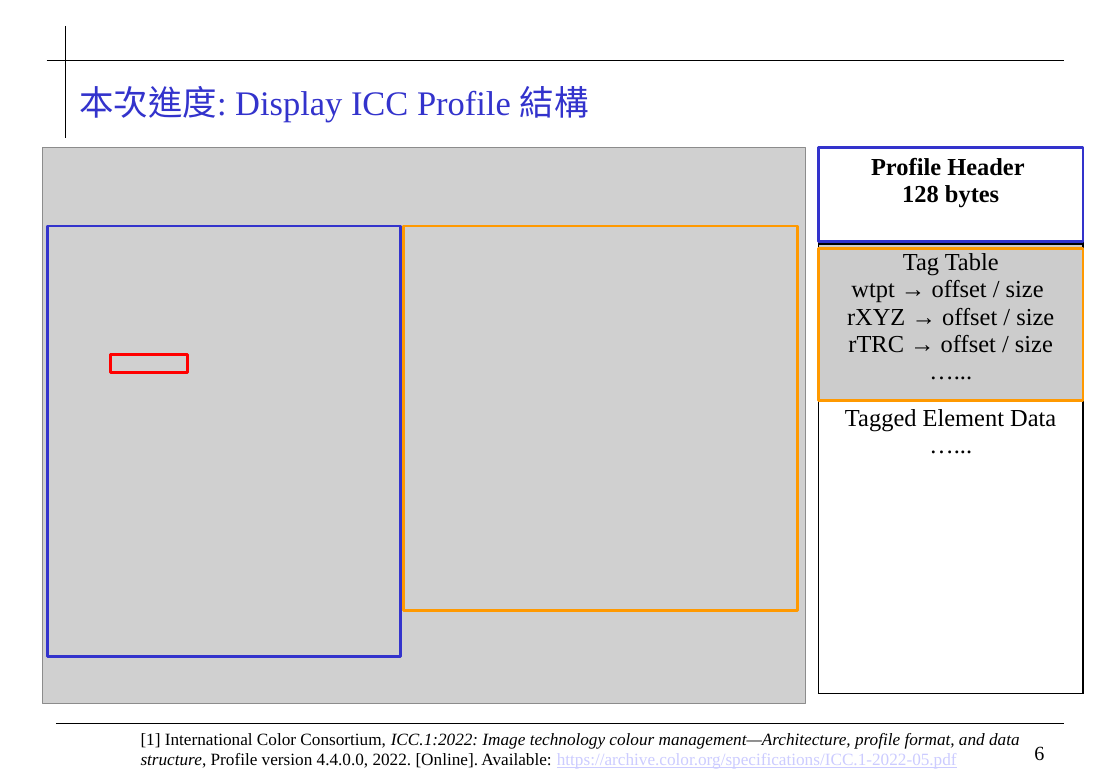
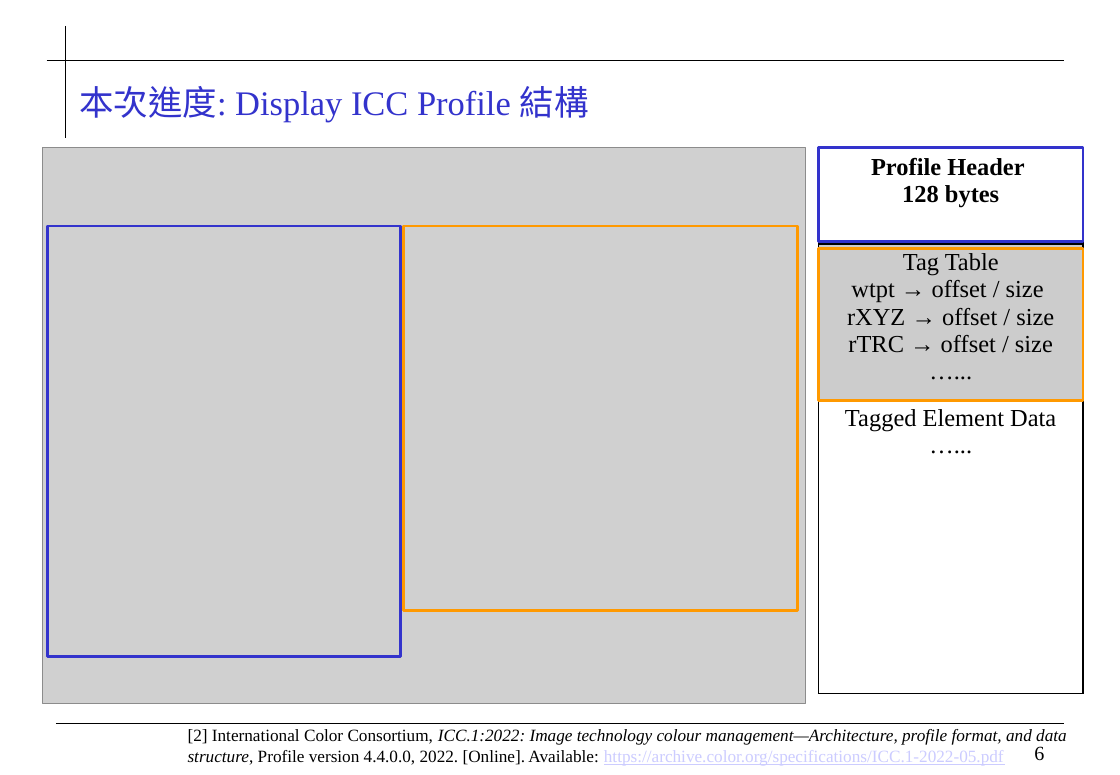
Before and after one commit to 0ilasis0/home, a slide deck: slide 6 of ICCPROFILE_0923.pptx. Drawn at 1120x775 pixels with LibreOffice and Linux fonts; fonts in the diff are those of the drawing; grey boxes stand for pictures; background and template pictures are left out. Boxes give left, top, right and bottom in pixels: in the first picture for what was removed or moved away, otherwise in the second. Text is boxed around its words. In the diff, an @@ line names an element or a change of style, - is before the commit and + after.

```diff
--- a/ICCPROFILE_0923.pptx
+++ b/ICCPROFILE_0923.pptx
@@ rectangle removed at bbox=[111, 355, 187, 373] @@
@@ text at bbox=[188, 729, 1067, 765]: text changed @@
-[1] International Color Consortium, ICC.1:2022: Image technology colour management—Architecture, profile format, and data structure, Profile version 4.4.0.0, 2022. [Online]. Available: https://archive.color.org/specifications/ICC.1-2022-05.pdf
+[2] International Color Consortium, ICC.1:2022: Image technology colour management—Architecture, profile format, and data structure, Profile version 4.4.0.0, 2022. [Online]. Available: https://archive.color.org/specifications/ICC.1-2022-05.pdf
```
Also in this commit, not shown: 6 other slides changed, 1 slide removed.
